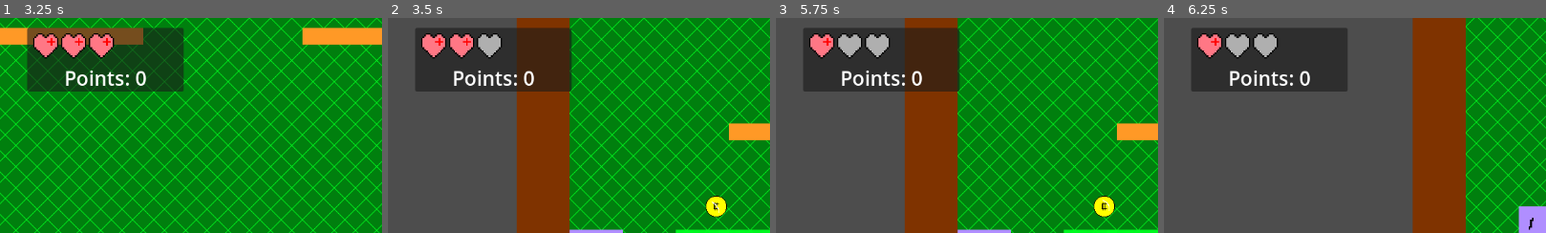
Above: before the commit, frames 1-4 (left to right).
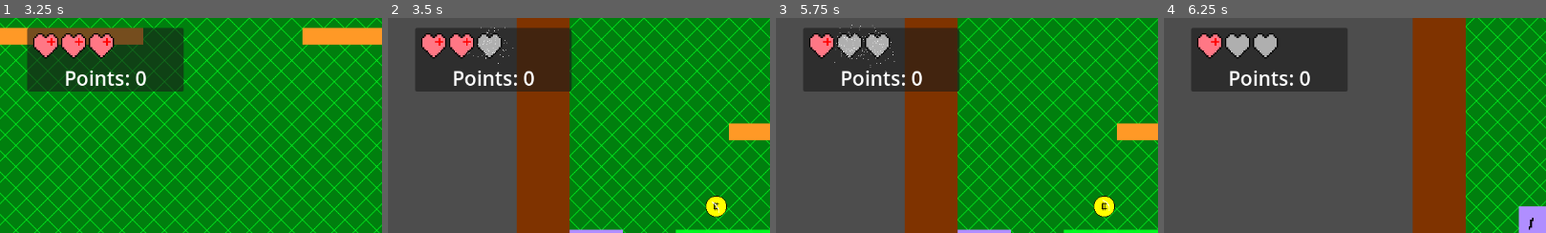
Above: after the commit, the same moments.

Repository: CWmain/Platformer
Game: Godot game, scene res://gui/level_select.tscn
Same seed, same stepped clock (60 frames per second), same inputs: the game is played once before the commit and once after it.
Inputs (mouse positions are % of the whole screen's width and height, from its top left):
- Up to frame 1 (3.25 s): click "Level_1" at 0.5 s; move the mouse to (72, 45) at 1.27 s; hold Right (right) 1.28-2.78 s; tap Space (jump) at 1.52, 2.27 s; move the mouse to (30, 55) at 2.02 s; move the mouse to (60, 28) at 2.77 s; hold A (left) from 2.78 s (still down)
- Up to frame 2 (3.5 s): keep holding A (left)
- Up to frame 3 (5.75 s): move the mouse to (45, 70) at 3.52 s; release A (left) at 3.53 s; hold Right (right) 3.53-5.03 s; tap Space (jump) at 3.77, 4.52, 5.27 s; move the mouse to (80, 65) at 4.27 s; move the mouse to (20, 35) at 5.02 s; hold A (left) from 5.03 s (still down)
- Up to frame 4 (6.25 s): move the mouse to (55, 50) at 5.77 s; release A (left) at 5.78 s; hold Right (right) from 5.78 s (still down)
The pictures show only the part of the screen within x 0-50%, y 0-50%; the shares and areas given below are measured in that part.

Frame 1 is identical in both runs. In frame 2, less than 0.1% of the frame differs, in the area x 20-33%, y 4-22%; in frame 3, 0.1%, in the area x 14-32%, y 3-25%; in frame 4, nothing differs.

Commit message:
Added particle effect on loss of health

Diff:
--- a/Platformer/gui/health_bar.gd
+++ b/Platformer/gui/health_bar.gd
@@ -9,6 +9,7 @@
 	var count = 0
 	for container in all:
 		if count >= health:
+			container.get_child(0).set_emitting(true)
 			container.texture.region = empty
 		else:
 			container.texture.region = full
--- a/Platformer/gui/health_bar.tscn
+++ b/Platformer/gui/health_bar.tscn
@@ -6,6 +6,13 @@
 [sub_resource type="AtlasTexture" id="AtlasTexture_04pt6"]
 atlas = ExtResource("1_h5kgc")
 region = Rect2(0, 0, 16, 16)
+
+[sub_resource type="ParticleProcessMaterial" id="ParticleProcessMaterial_cntfs"]
+particle_flag_disable_z = true
+spread = 180.0
+initial_velocity_min = 100.0
+initial_velocity_max = 200.0
+gravity = Vector3(0, 0, 0)
 
 [sub_resource type="AtlasTexture" id="AtlasTexture_i0cql"]
 atlas = ExtResource("1_h5kgc")
@@ -27,14 +34,42 @@
 texture = SubResource("AtlasTexture_04pt6")
 expand_mode = 3
 
+[node name="h1p" type="GPUParticles2D" parent="h1"]
+position = Vector2(19, 19)
+emitting = false
+amount = 80
+process_material = SubResource("ParticleProcessMaterial_cntfs")
+lifetime = 0.2
+one_shot = true
+randomness = 1.0
+
 [node name="h2" type="TextureRect" parent="."]
 texture_filter = 1
 layout_mode = 2
+size_flags_horizontal = 4
 texture = SubResource("AtlasTexture_i0cql")
 expand_mode = 3
+
+[node name="h2p" type="GPUParticles2D" parent="h2"]
+position = Vector2(19, 19)
+emitting = false
+amount = 80
+process_material = SubResource("ParticleProcessMaterial_cntfs")
+lifetime = 0.2
+one_shot = true
+randomness = 1.0
 
 [node name="h3" type="TextureRect" parent="."]
 texture_filter = 1
 layout_mode = 2
 texture = SubResource("AtlasTexture_ibw1t")
 expand_mode = 3
+
+[node name="h3p" type="GPUParticles2D" parent="h3"]
+position = Vector2(19, 19)
+emitting = false
+amount = 80
+process_material = SubResource("ParticleProcessMaterial_cntfs")
+lifetime = 0.2
+one_shot = true
+randomness = 1.0
Not shown: 1 places in Platformer/gui/health_bar.tscn that only renumber resources
